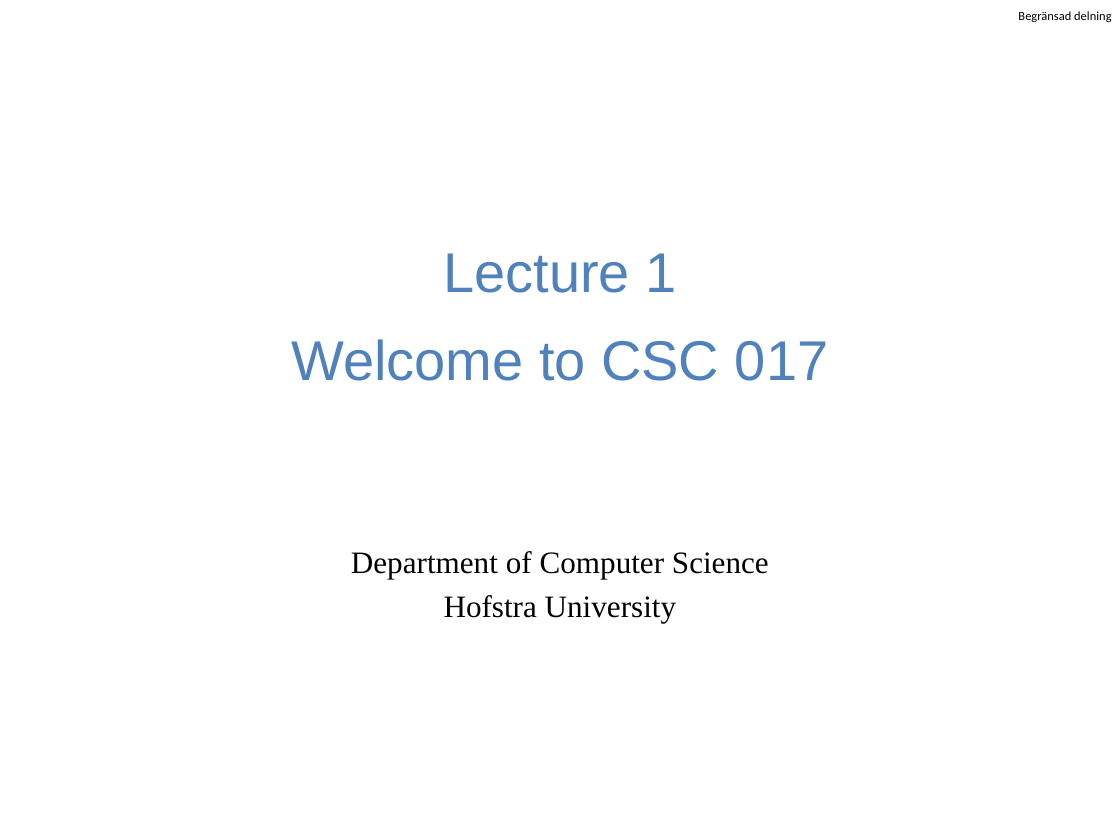
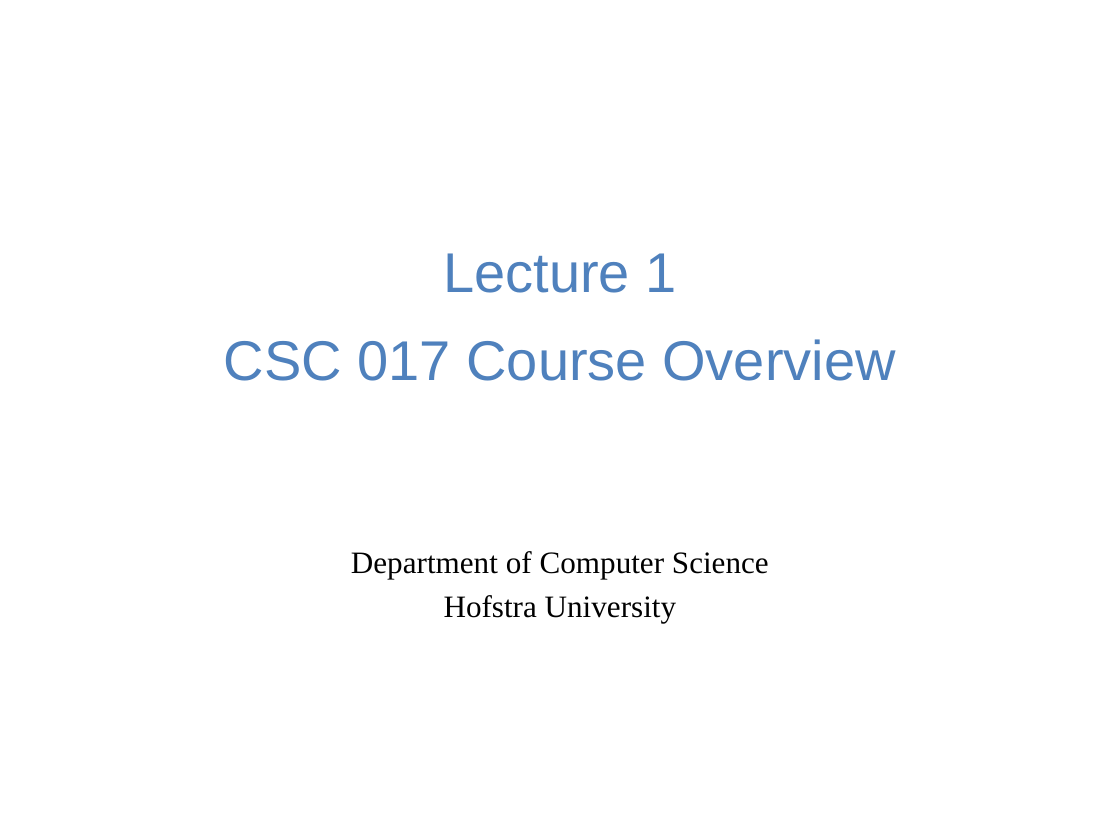
Before and after one commit to guhofstra/CSC111Fa25, a slide deck: slide 1 of PPTs/Lecture 1-course overview.pptx. Drawn at 1120x840 pixels with LibreOffice and Linux fonts; fonts in the diff are those of the drawing. Boxes give left, top, right and bottom in pixels: in the first picture for what was removed or moved away, otherwise in the second. Text is boxed around its words. In the diff, an @@ line names an element or a change of style, - is before the commit and + after.

```diff
--- a/PPTs/Lecture 1-course overview.pptx
+++ b/PPTs/Lecture 1-course overview.pptx
@@ text removed at (1018, 11, 1111, 22) @@
-Begränsad delning
@@ title at (224, 253, 895, 381): text changed @@
-Lecture 1
-Welcome to CSC 017
+Lecture 1
+CSC 017 Course Overview
```
Also in this commit, not shown: 4 other slides changed, 2 slides added, 5 slides removed, 20 other files.
